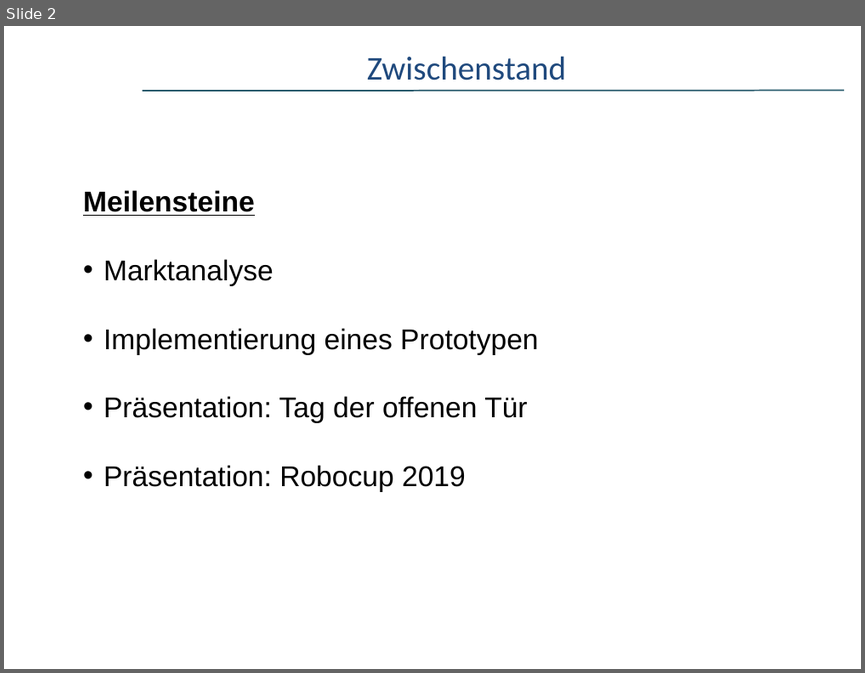
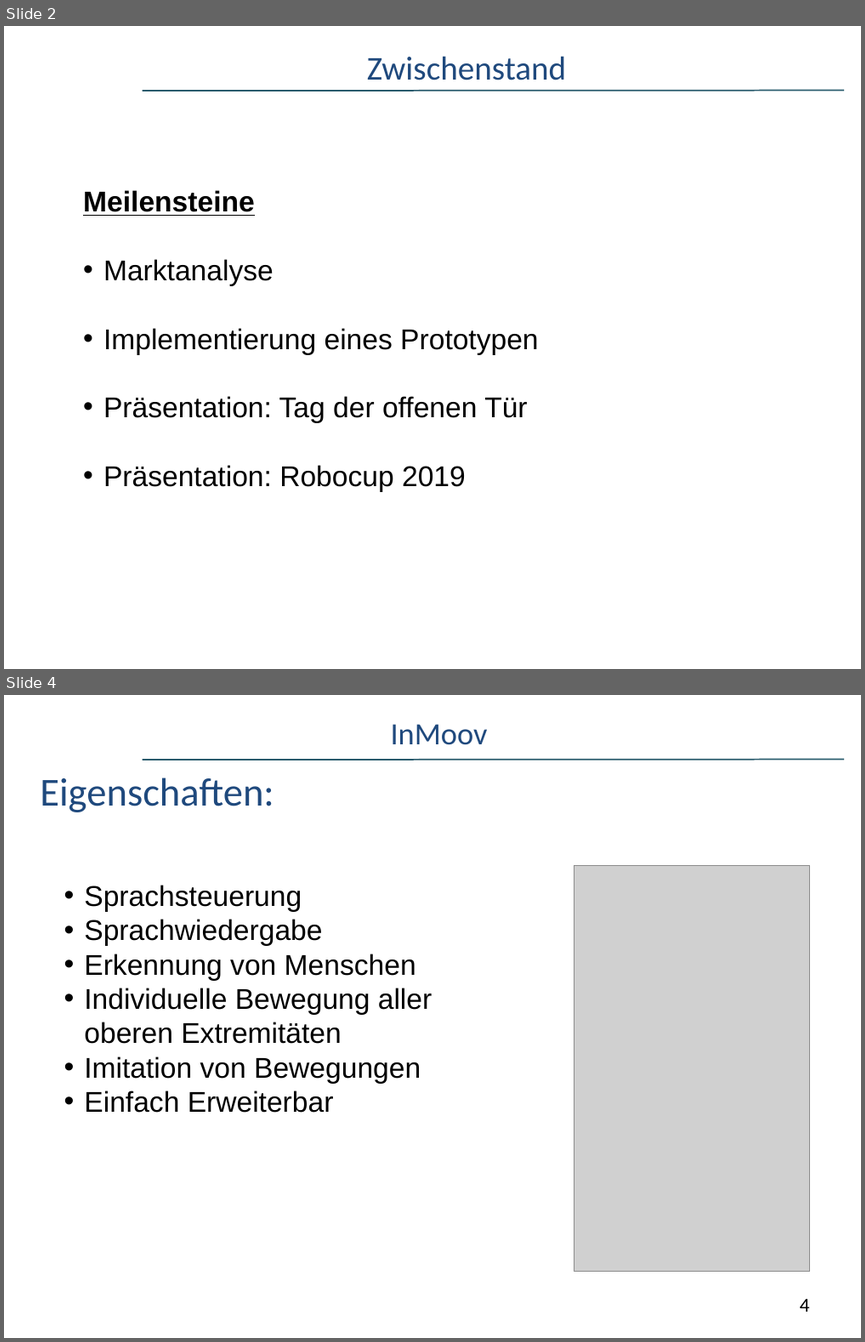
Before and after one commit to schire140195/Humanoid-Robot, a slide deck: Zwischenpräsentation.ppt. Shown one above the other, each under a label of ours: slide 2 before the commit, slides 2 and 4 after it; the slides between them are not shown. The pictures are 865x673 and 865x1342 pixels, drawn with LibreOffice and Linux fonts; fonts in the diff are those of the drawing; grey boxes stand for pictures; background and template pictures are left out. Boxes give left, top, right and bottom in pixels: in the first picture for what was removed or moved away, otherwise in the second. Text is boxed around its words. In the diff, an @@ line names an element or a change of style, - is before the commit and + after.

```diff
--- a/Zwischenpräsentation.ppt
+++ b/Zwischenpräsentation.ppt
@@ slide 4 added at <box>4,695,861,1338</box>, background #FFFFFF; not listed: 1 template element that a slide beside it also shows @@
@@ text added at <box>391,724,488,745</box>, 26 pt, text #1F497D @@
+InMoov
@@ text added at <box>40,777,274,812</box>, 33.3 pt, text #1F497D @@
+Eigenschaften:
@@ picture added at <box>574,866,810,1271</box> @@
@@ text added at <box>84,885,432,1112</box>, 24 pt, text #000000 @@
+• Sprachsteuerung
+• Sprachwiedergabe
+• Erkennung von Menschen
+• Individuelle Bewegung aller oberen Extremitäten
+• Imitation von Bewegungen
+• Einfach Erweiterbar
@@ page number added at <box>800,1299,810,1311</box>, 16.6 pt, text #000000 @@
+4
```
Also in this commit, not shown: 2 slides changed.
